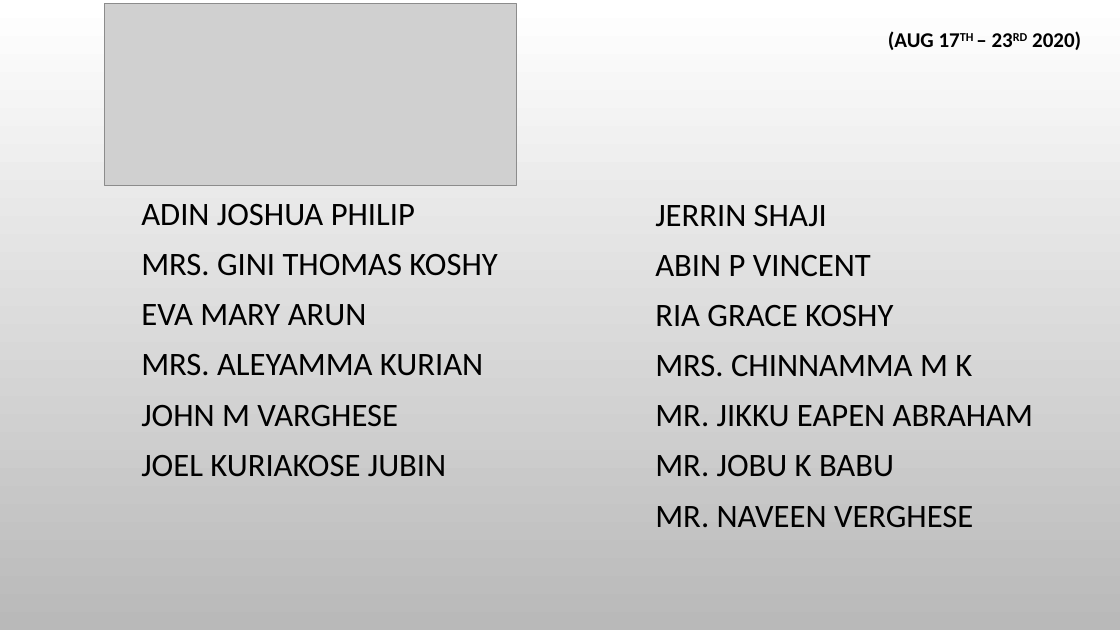
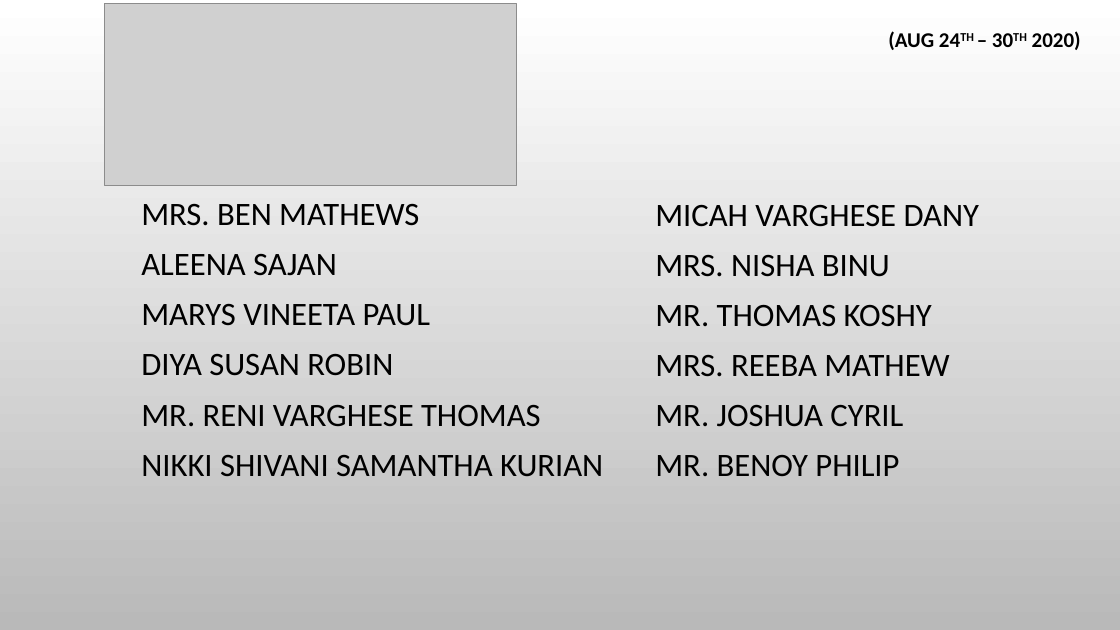
Before and after one commit to stoscsg/openlp-data, a slide deck: slide 1 of stosc_services/PPT/Birthday & Anniversaries.pptx. Drawn at 1120x630 pixels with LibreOffice and Linux fonts; fonts in the diff are those of the drawing; grey boxes stand for pictures; background and template pictures are left out. Boxes give left, top, right and bottom in pixels: in the first picture for what was removed or moved away, otherwise in the second. Text is boxed around its words. In the diff, an @@ line names an element or a change of style, - is before the commit and + after.

```diff
--- a/stosc_services/PPT/Birthday & Anniversaries.pptx
+++ b/stosc_services/PPT/Birthday & Anniversaries.pptx
@@ text at (x1=888, y1=31, x2=1081, y2=50): text changed @@
-(AUG 17TH – 23RD 2020)
+(AUG 24TH – 30TH 2020)
@@ text at (x1=141, y1=204, x2=603, y2=476): text changed @@
-ADIN JOSHUA PHILIP
-MRS. GINI THOMAS KOSHY
-EVA MARY ARUN
-MRS. ALEYAMMA KURIAN
-JOHN M VARGHESE
-JOEL KURIAKOSE JUBIN
+MRS. BEN MATHEWS
+ALEENA SAJAN
+MARYS VINEETA PAUL
+DIYA SUSAN ROBIN
+MR. RENI VARGHESE THOMAS
+NIKKI SHIVANI SAMANTHA KURIAN
@@ text at (x1=655, y1=205, x2=979, y2=476): text changed @@
-JERRIN SHAJI
-ABIN P VINCENT
-RIA GRACE KOSHY
-MRS. CHINNAMMA M K
-MR. JIKKU EAPEN ABRAHAM
-MR. JOBU K BABU
-MR. NAVEEN VERGHESE
+MICAH VARGHESE DANY
+MRS. NISHA BINU
+MR. THOMAS KOSHY
+MRS. REEBA MATHEW
+MR. JOSHUA CYRIL
+MR. BENOY PHILIP
```
Also in this commit, not shown: 1 other slide changed, 2 other files.
